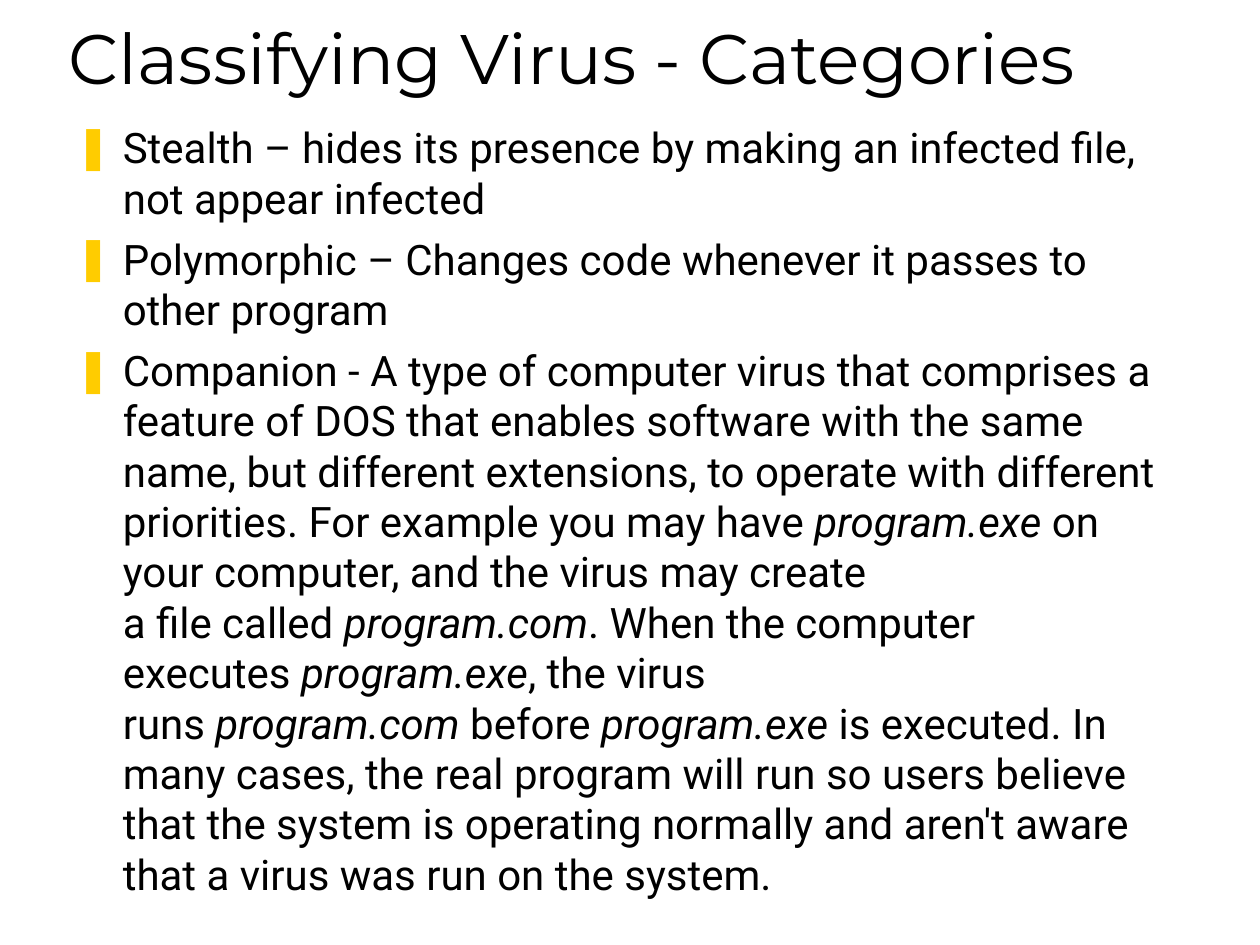
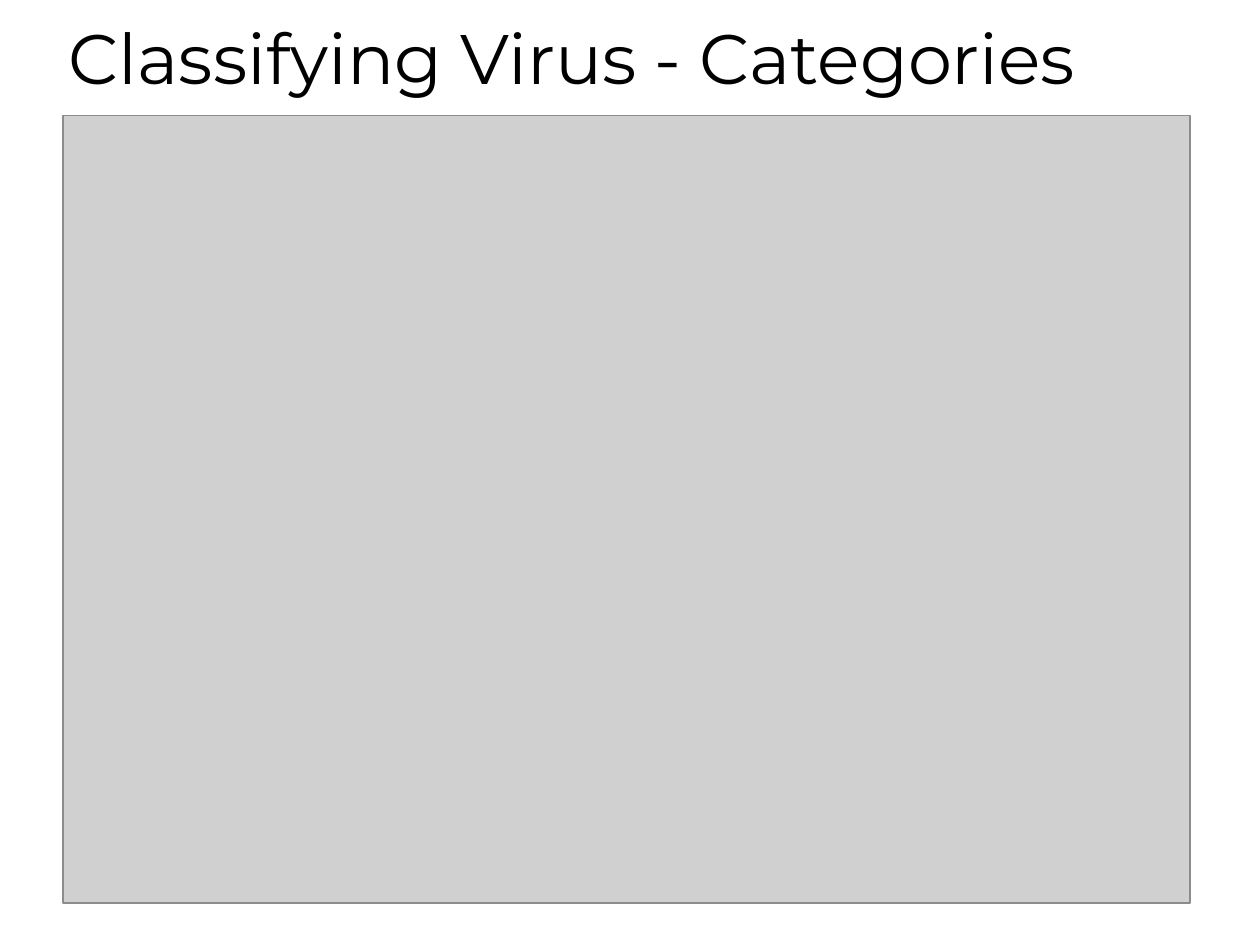
Before and after one commit to HighnessAtharva/Sem-VI, a slide deck: slide 9 of E-Commerce/Virus.ppt. Drawn at 1260x945 pixels with LibreOffice and Linux fonts; fonts in the diff are those of the drawing; grey boxes stand for pictures; background and template pictures are left out. Boxes give left, top, right and bottom in pixels: in the first picture for what was removed or moved away, otherwise in the second. Text is boxed around its words. In the diff, an @@ line names an element or a change of style, - is before the commit and + after.

```diff
--- a/E-Commerce/Virus.ppt
+++ b/E-Commerce/Virus.ppt
@@ picture added at (63,116,1189,903) @@
@@ text removed at (123,131,1155,899) @@
-❚ Stealth – hides its presence by making an infected file, not appear infected
-❚ Polymorphic – Changes code whenever it passes to other program
-❚ Companion - A type of computer virus that comprises a feature of DOS that enables software with the same name, but different extensions, to operate with different priorities. For example you may have program.exe on your computer, and the virus may create a file called program.com. When the computer executes program.exe, the virus runs program.com before program.exe is executed. In many cases, the real program will run so users believe that the system is operating normally and aren't aware that a virus was run on the system.
```
Also in this commit, not shown: 1 slide added, 1 slide removed, 3 other files.
